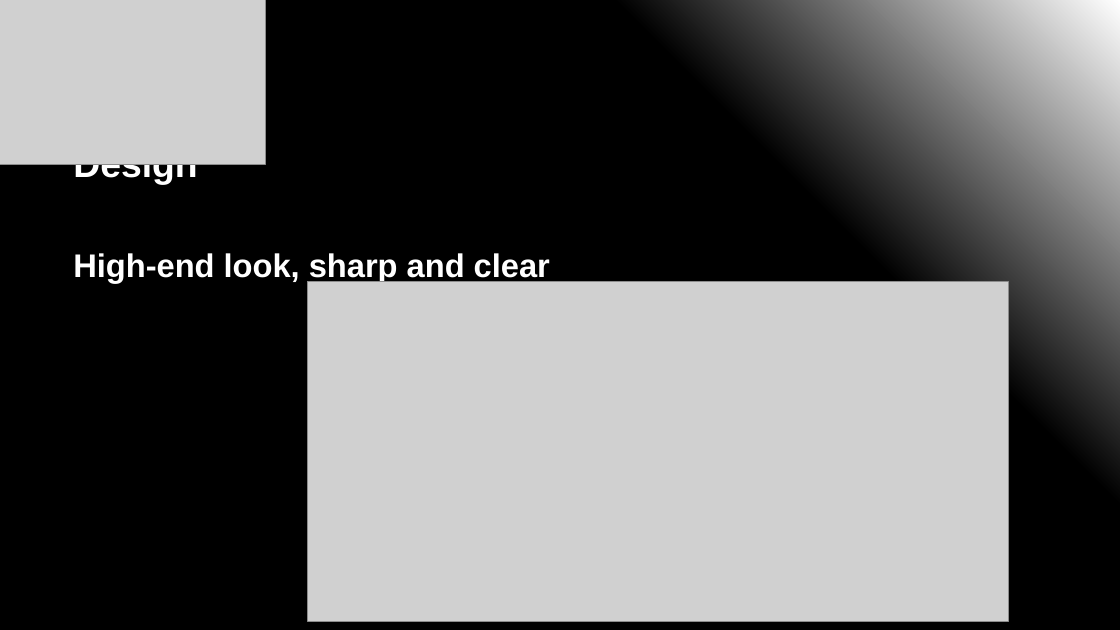
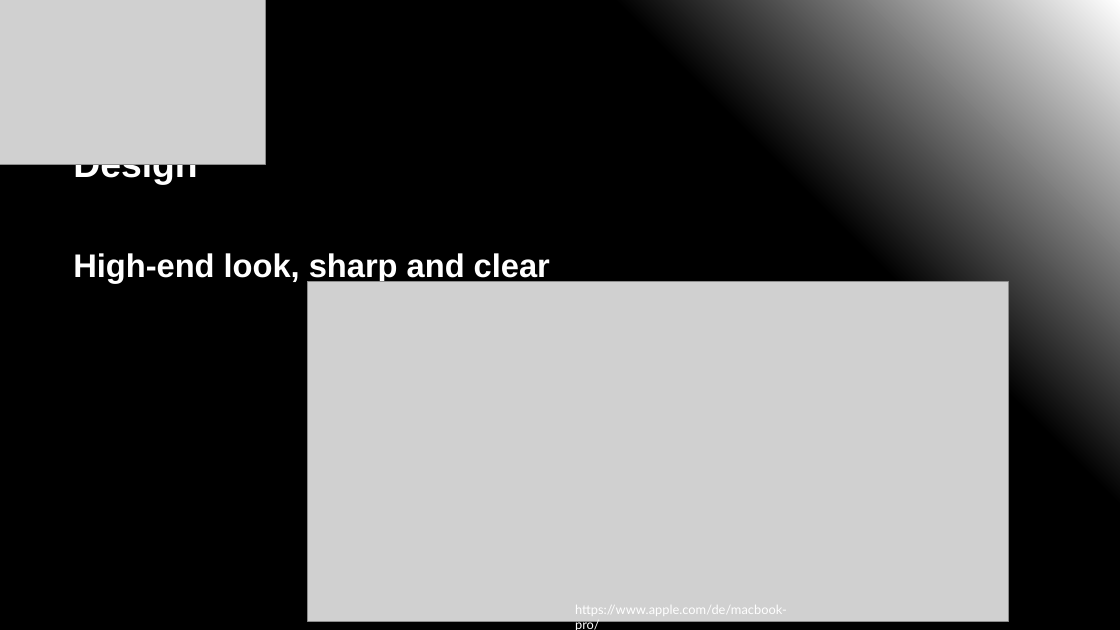
Before and after one commit to Thomas-Weigl/Printforge-3D-Print-Marketplace, a slide deck: slide 11 of Printforge_Präsentation.pptx. Drawn at 1120x630 pixels with LibreOffice and Linux fonts; fonts in the diff are those of the drawing; grey boxes stand for pictures. Boxes give left, top, right and bottom in pixels: in the first picture for what was removed or moved away, otherwise in the second. Text is boxed around its words. In the diff, an @@ line names an element or a change of style, - is before the commit and + after.

Commit message:
Include source in pptx

```diff
--- a/Printforge_Präsentation.pptx
+++ b/Printforge_Präsentation.pptx
@@ text added at bbox=[575, 605, 787, 630], 11 pt, text #FFFFFF @@
+https://www.apple.com/de/macbook-pro/
```
